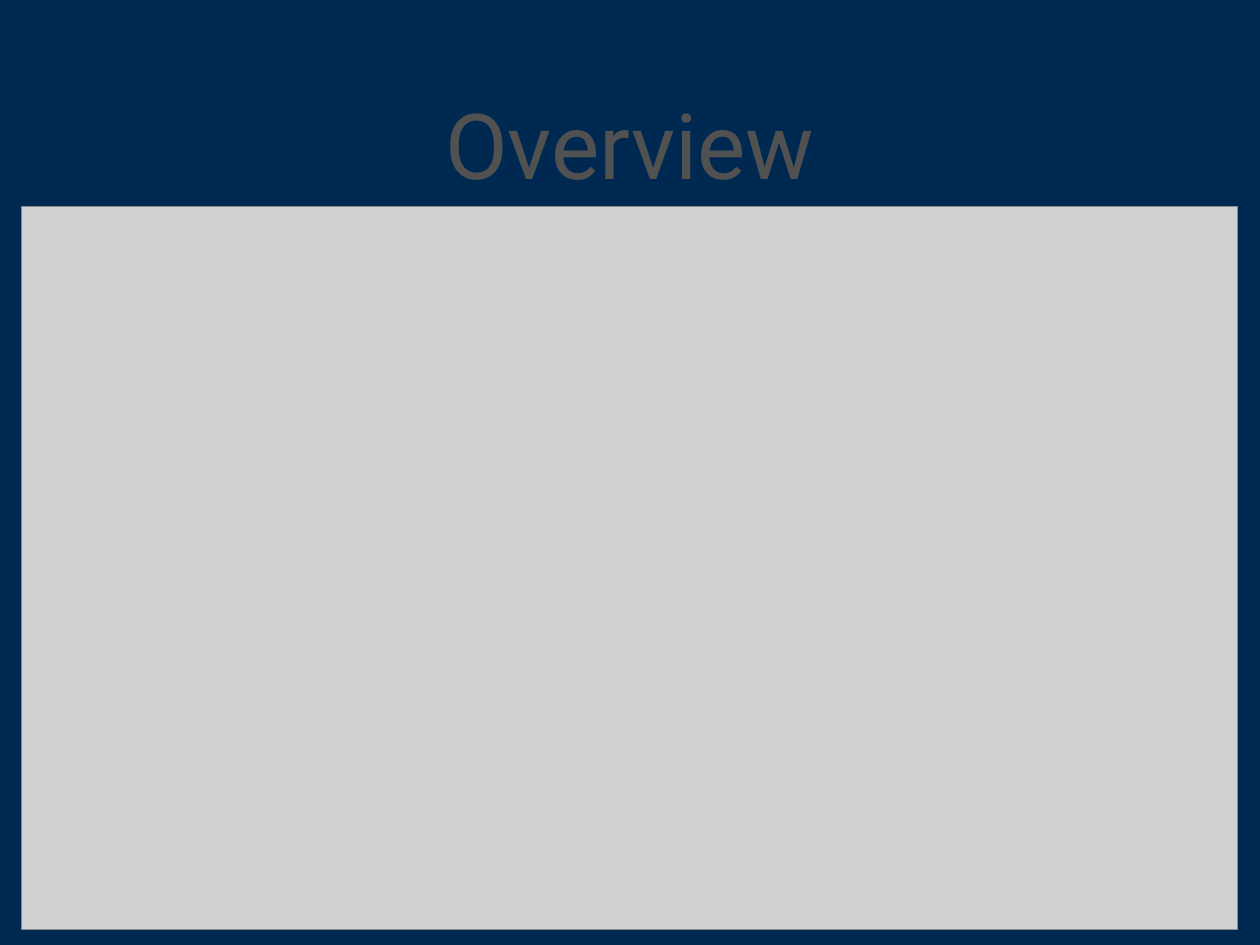
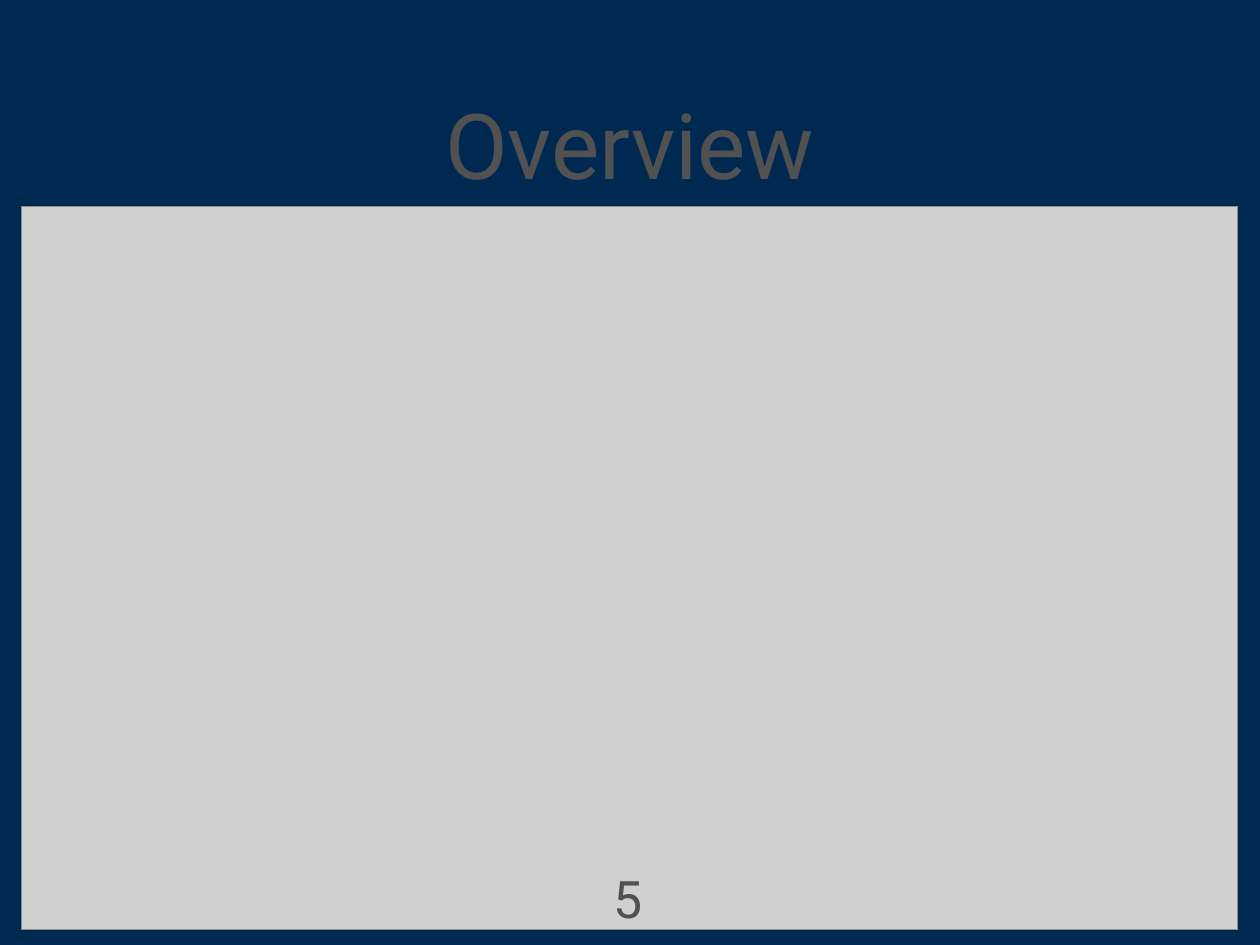
Before and after one commit to stucco/docs, a slide deck: slide 5 of presentations/2016.04-bootstrapping-implementation.pptx. Drawn at 1260x945 pixels with LibreOffice and Linux fonts; fonts in the diff are those of the drawing; grey boxes stand for pictures; background and template pictures are left out. Boxes give left, top, right and bottom in pixels: in the first picture for what was removed or moved away, otherwise in the second. Text is boxed around its words. In the diff, an @@ line names an element or a change of style, - is before the commit and + after.

```diff
--- a/presentations/2016.04-bootstrapping-implementation.pptx
+++ b/presentations/2016.04-bootstrapping-implementation.pptx
@@ page number added at [613, 881, 642, 930], 42 pt, text #515151 @@
+5
```
Also in this commit, not shown: 7 other slides changed.
